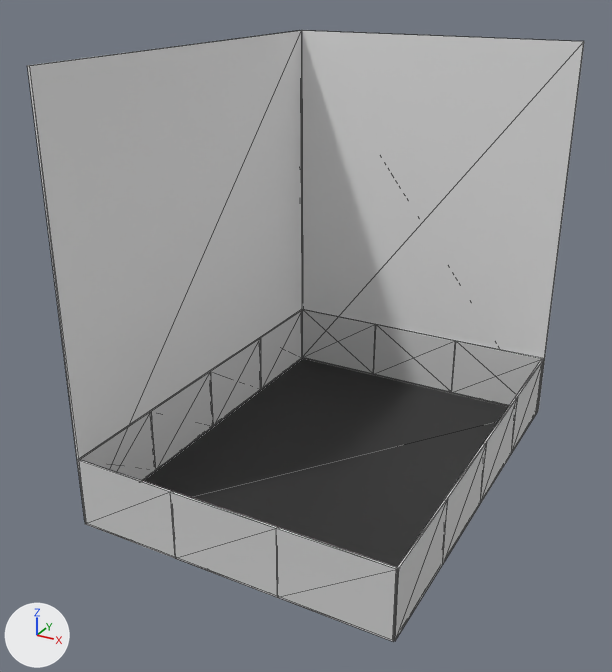
The COLLADA model fetchit_challenge/models/nec0115a_arena/meshes/nec0115a_arena.dae: old version first, new version second.
Camera for both pictures: a 50 mm camera at (2.5, -5.05, 3.26) aimed at (-0.12, -0.28, 0.87). Lighting does not change. The marker at lower left points along +X, +Y and +Z. Mesh edges are drawn as thin lines. Where no turn or scale is listed for an object, it has been applied to the vertices.

Names of what the first picture shows: 'arena', 'wall_east', 'wall_north'.
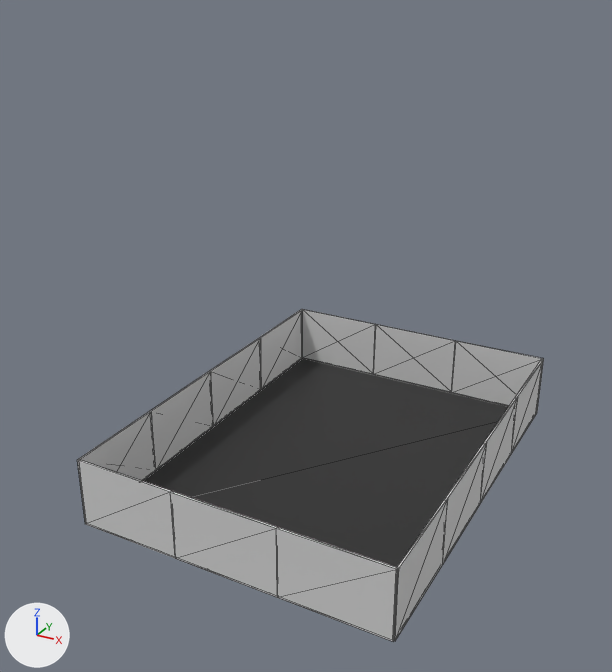
The newer file is also turned or shifted as a whole; pictures and numbers use the older file's frame.

Where the change shows, as pixel boxes [x1, y1, x2, y2] in the pictures (612 x 672 px):
'wall_north', deleted: before [27, 30, 302, 519]
'wall_east', deleted: before [302, 30, 584, 412]

Patch to the scene script:
```diff
--- a/fetchit_challenge/models/nec0115a_arena/meshes/nec0115a_arena.dae.py
+++ b/fetchit_challenge/models/nec0115a_arena/meshes/nec0115a_arena.dae.py
@@ ob_wall_east @@
-ob_wall_east = bpy.data.objects.new('wall_east', me_cube_002)
-ob_wall_east.location = (0.011, 1.51, 1.25)
@@ ob_wall_north @@
-ob_wall_north = bpy.data.objects.new('wall_north', me_cube_004)
-ob_wall_north.location = (-1.144, -0.027, 1.25)
```
